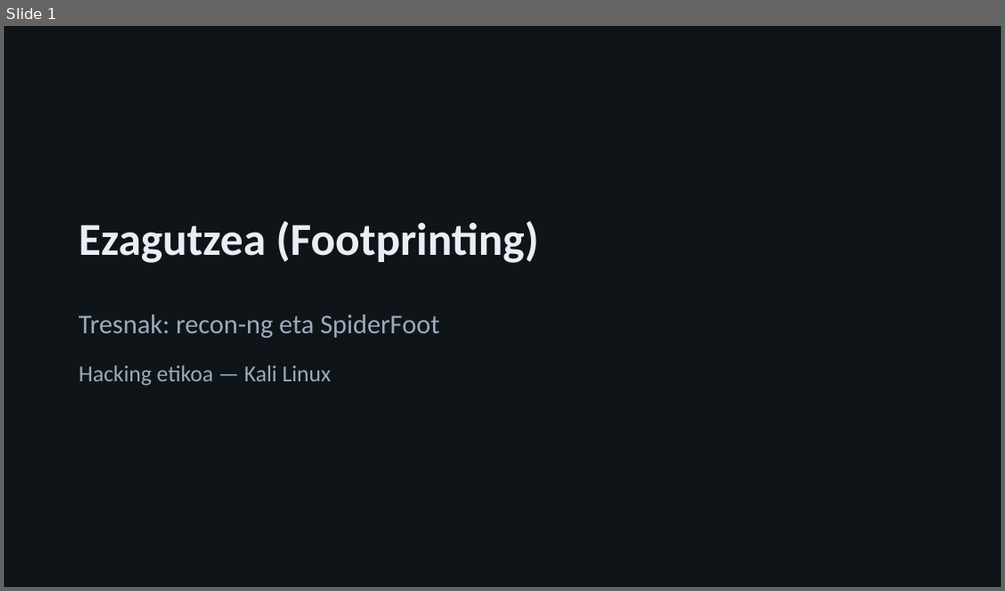
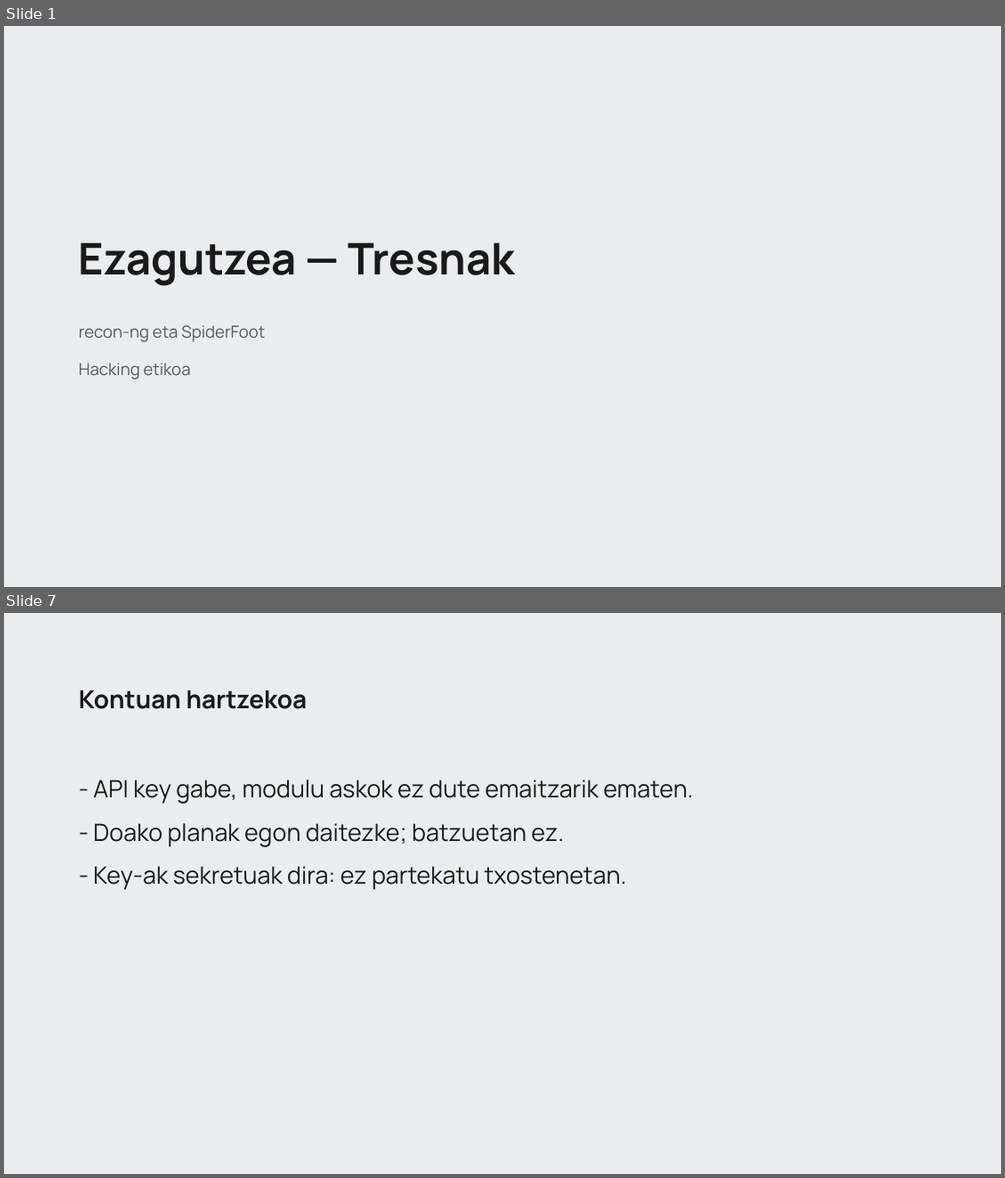
Before and after one commit to jazkune-izarraitz/Garapen2627, a slide deck: he-ezagutzea/HE-2-recon-ng-spiderfoot-aurkezpena.pptx. Shown one above the other, each under a label of ours: slide 1 before the commit, slides 1 and 7 after it; the slides between them are not shown. The pictures are 1005x591 and 1005x1178 pixels, drawn with LibreOffice and Linux fonts; fonts in the diff are those of the drawing. Boxes give left, top, right and bottom in pixels: in the first picture for what was removed or moved away, otherwise in the second. Text is boxed around its words. In the diff, an @@ line names an element or a change of style, - is before the commit and + after.

```diff
--- a/he-ezagutzea/HE-2-recon-ng-spiderfoot-aurkezpena.pptx
+++ b/he-ezagutzea/HE-2-recon-ng-spiderfoot-aurkezpena.pptx
@@ slide 7 added at (4, 613, 1001, 1174), background #E9EDEE @@
@@ text added at (79, 690, 307, 709), 24 pt, text #1A1A1A, bold @@
+Kontuan hartzekoa
@@ text added at (93, 779, 693, 803), 23 pt, text #1A1A1A @@
+- API key gabe, modulu askok ez dute emaitzarik ematen.
@@ text added at (93, 823, 564, 847), 23 pt, text #1A1A1A @@
+- Doako planak egon daitezke; batzuetan ez.
@@ text added at (93, 866, 627, 890), 23 pt, text #1A1A1A @@
+- Key-ak sekretuak dira: ez partekatu txostenetan.
@@ slide 1 changed as well @@
@@ background #0F1419 to #E9EDEE @@
@@ text at (79, 242, 516, 286): text changed; size 44 to 42 pt; font Calibri to Manrope; text colour #E8EEF4 to #1A1A1A @@
-Ezagutzea (Footprinting)
+Ezagutzea — Tresnak
@@ text at (79, 325, 265, 342): text changed; size 26 to 16 pt; font Calibri to Manrope; text colour #9AABBC to #595959 @@
-Tresnak: recon-ng eta SpiderFoot
+recon-ng eta SpiderFoot
@@ text at (79, 362, 191, 379): text changed; size 22 to 16 pt; font Calibri to Manrope; text colour #9AABBC to #595959 @@
-Hacking etikoa — Kali Linux
+Hacking etikoa
```
Also in this commit, not shown: 1 other slide changed, 17 other slides added, 22 slides removed, 11 other files.
